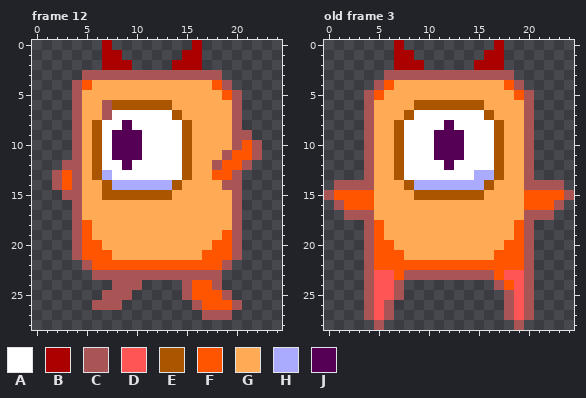
Two states of a pixel-art file, Assets/bakamon.aseprite. The first picture shows the starting point.
25x29 pixels, 12 frames. Shown: frame 12, old frame 3. The commit also changed other frames, which this record leaves out.
Palette (. is transparent): A #ffffff  B #aa0000  C #aa5555  D #ff5555  E #aa5500  F #ff5500  G #ffaa55  H #aaaaff  J #550055
Pixels before, frame 12, first column x 2:
 0 .....B........B......
 1 .....BB......BB......
 2 .....BBB....BBB......
 3 ...CCCCCCCCCCCCCC....
 4 ..CFGGGGGGGGGGGGFC...
 5 ..CGGGGGGGGGGGGGGFC..
 6 ..CGGCEEEEEEGGGGGGC..
 7 ..CGGCAAAAAAEGGGGGC..
 8 ..CGEAAJAAAAAEGGGGC..
 9 ..CGEAJJJAAAAEGGGGCC.
10 ..CGEAJJJAAAAEGGGGCFC
11 ..CGEAJJJAAAAEGGGCFFC
12 .CCGEAAJAAAAAEGGCFFC.
13 CFCGEHAAAAAAAEGGFFC..
14 CFCGGEHHHHHHEGGGGCC..
15 .CCGGEEEEEEEGGGGGGC..
16 ..CGGGGGGGGGGGGGGGC..
17 ..CGGGGGGGGGGGGGGGC..
18 ..CFGGGGGGGGGGGGGGC..
19 ..CFGGGGGGGGGGGGGFC..
20 ..CFFGGGGGGGGGGGFFC..
21 ..CFFFGGGGGGGGGFFFC..
22 ...CFFFFFFFFFFFFFC...
23 ....CCCCCCCCCCCCC....
24 ......CCC....CFFC....
25 .....CCC.....CFFFC...
26 ....CCC.......CFFFC..
27 ...............CCC...
Pixels before, old frame 3, first column x 0:
 0 .......B.........B.......
 1 .......BB.......BB.......
 2 .......BBB.....BBB.......
 3 ......CCCCCCCCCCCCC......
 4 .....CFGGGGGGGGGGGFC.....
 5 ....CFGGGGGGGGGGGGGFC....
 6 ....CGGGGEEEEEEEGGGGC....
 7 ....CGGGEAAAAAAAEGGGC....
 8 ....CGGEAAAAJAAAAEGGC....
 9 ....CGGEAAAJJJAAAEGGC....
10 ....CGGEAAAJJJAAAEGGC....
11 ....CGGEAAAJJJAAAEGGC....
12 ....CGGEAAAAJAAAAEGGC....
13 ....CGGEAAAAAAAHHEGGC....
14 .CCCCGGGEHHHHHHHEGGGCCCC.
15 CFFFFGGGGEEEEEEEGGGGFFFFC
16 .CFFFGGGGGGGGGGGGGGGFFFC.
17 ..CCCGGGGGGGGGGGGGGGCCC..
18 ....CFGGGGGGGGGGGGGFC....
19 ....CFGGGGGGGGGGGGGFC....
20 ....CFFGGGGGGGGGGGFFC....
21 ....CFFFGGGGGGGGGFFFC....
22 ....CFFFFFFFFFFFFFFFC....
23 ....CDDFCCCCCCCCCFDDC....
24 ....CDDC.........CFDC....
25 ....CDDC..........CDC....
26 ....CDC...........CDC....
27 ....CDC...........CDC....
28 .....C.............C.....
Once edited:
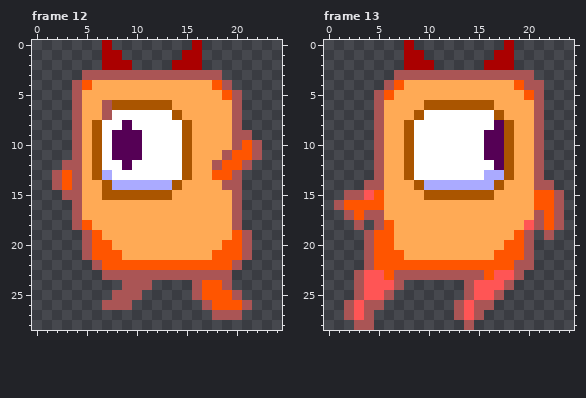
A new or re-ordered frame is compared with the old frame closest to it.
Edits made:
frames 12 -> 15
Changed rows in their new state; - is an unchanged pixel.
Frame 12:
first column x 4:
19 .CF------------GFC
20 .C-F----------G-FC
21 .C--F--------G--FC
22 -.C------------FC-
23 --.------------C--
24 ----.--C---.C-FC--
25 ---.--C----.C--FC-
26 --.--C------.C--FC
27 -------------.--C-
Frame 13 is new; against old frame 3:
first column x 0:
 0 -------.B--------.B------
 1 -------.-B------.-B------
 2 -------.--B----.--B------
 3 ------.------------CC----
 4 -----.CF----------GFCC---
 5 ----.CF------------GFC---
 6 ----.C---G------E---GC---
 7 ----.C--GE------AE--GC---
 8 ----.C-GE---A----JE-GC---
 9 ----.C-GE--AAA--JJE-GC---
10 ----.C-GE--AAA--JJE-GC---
11 ----.C-GE--AAA--JJE-GC---
12 ----.C-GE---A----JE-GC---
13 ----.C-GE------A-HE-GC---
14 -...-C--GE------HE--G--.-
15 ..CCDF---G------E---G--C.
16 -----F--------------G----
17 ---F-C--------------G-FC-
18 ---C.CF------------GDCFC-
19 ------F---------------C--
22 -------------------C-----
23 ---CD-FC--------FD-C.----
24 ---CD---------CDDDC..----
25 ---CD-C.------CDDC...----
26 --CD-C.------CDCC-...----
27 --CD-..------CDC--...----
28 ---CC.--------C----.-----
Where, in picture pixels (left, top, right, bottom), the same in both pictures:
changed: (72, 230, 152, 310)
changed: (182, 230, 252, 320)
changed: (324, 40, 574, 330)
